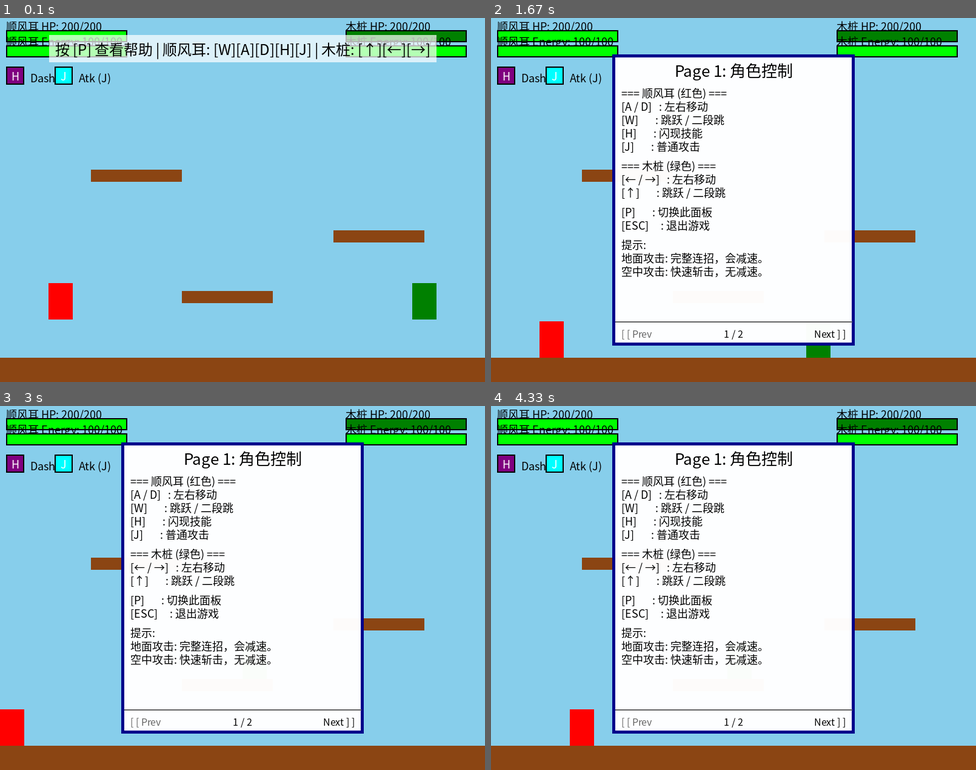
Above: before the commit, frames 1-4 (two rows, left to right).
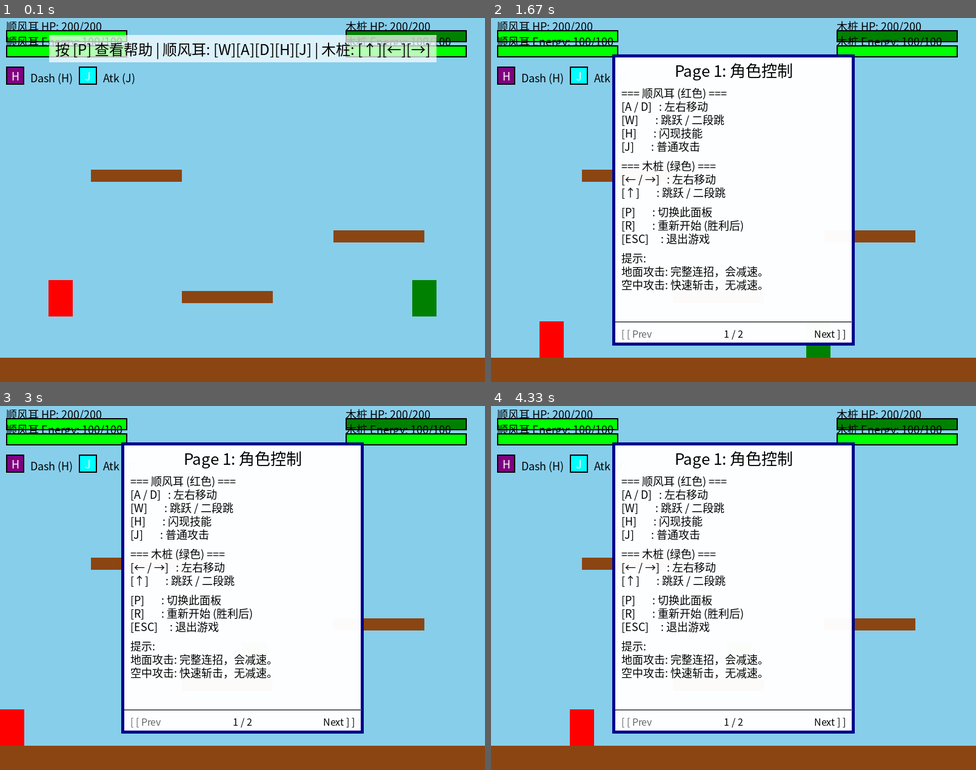
Above: after the commit, the same moments.

Repository: ZbohZbp/Middle-School-subsidiary-of-XMU-Programming-Club
Game: pygame game, started from Works of 2026/Sharp_ears_vs._wooden_dummy.py
Same seed, same stepped clock (60 frames per second), same inputs: the game is played once before the commit and once after it.
Inputs:
- Up to frame 1 (0.1 s): no input
- Up to frame 2 (1.67 s): tap W at 0.33 s; tap J at 0.67 s; hold Left 1-1.53 s; tap P at 1.57 s
- Up to frame 3 (3 s): hold Left 1.9-2.3 s; hold A 1.9-2.3 s; hold Up 2.33-2.7 s; hold W 2.33-2.7 s
- Up to frame 4 (4.33 s): hold Left 3.4-3.87 s; hold A 3.4-3.87 s; hold Right from 3.9 s (still down); hold D from 3.9 s (still down)

The runs differ from the first frame. In frame 1, 0.6% of the frame differs, in the area x 10-90%, y 13-83%; in frame 2, 2.1%, in the area x 11-56%, y 13-75%; in frame 3, 2.1%; in frame 4, 2.1%.

Commit message:
fix bugs and add restart mode

Diff:
--- a/Works of 2026/Sharp_ears_vs._wooden_dummy.py
+++ b/Works of 2026/Sharp_ears_vs._wooden_dummy.py
@@ -3,6 +3,8 @@
 
 import pygame
 import sys
+import random
+import math
 
 # --- 初始化 Pygame ---
 pygame.init()
@@ -97,6 +99,7 @@
         self.attack_phase = 0 # 0: 未攻击, 1: 第一阶段(斜下), 2: 第二阶段(斜上)
         self.is_air_attack = False # 标记当前是否为空中攻击
         self.attack_hit_done = False # 本次攻击是否已造成伤害
+        self.dead = False # 是否死亡
 
     def jump(self):
         """处理跳跃逻辑"""
@@ -189,12 +192,43 @@
 
         if self.get_attack_hitbox().colliderect(target.rect):
             target.hp = max(0, target.hp - ATTACK_DAMAGE)
+            if target.hp <= 0:
+                target.dead = True
             self.attack_hit_done = True
+
+    def reset(self):
+        """重置角色到初始状态"""
+        self.rect.center = (100, SCREEN_HEIGHT - 150)
+        self.vel_y = 0
+        self.on_ground = False
+        self.jump_count = 0
+        self.hp = HP_MAX
+        self.energy = ENERGY_MAX
+        self.last_update_time = pygame.time.get_ticks()
+        self.dash_cooldown = 0.0
+        self.facing = 1
+        self.attack_cooldown = 0.0
+        self.is_attacking = False
+        self.attack_timer = 0.0
+        self.attack_phase = 0
+        self.is_air_attack = False
+        self.attack_hit_done = False
+        self.dead = False
 
     def update(self, platforms, targets=None):
         current_time = pygame.time.get_ticks()
         time_passed = (current_time - self.last_update_time) / 1000.0
         self.last_update_time = current_time
+
+        if self.dead:
+            # 死亡后只受重力下落，不做其他更新
+            self.vel_y += GRAVITY
+            self.rect.y += self.vel_y
+            # 掉落出屏幕后防止继续下坠
+            if self.rect.top > SCREEN_HEIGHT + 100:
+                self.rect.y = SCREEN_HEIGHT + 100
+                self.vel_y = 0
+            return
 
         # 1. 血量恢复
         if self.hp < HP_MAX:
@@ -236,7 +270,8 @@
         # 5. 处理攻击命中判定（在移动前后都可以，但这里放在移动前更直观）
         if targets:
             for target in targets:
-                self.try_damage_target(target)
+                if not target.dead:  # 不攻击已死亡的敌人
+                    self.try_damage_target(target)
 
         # 6. 水平移动与朝向更新
         keys = pygame.key.get_pressed()
@@ -297,6 +332,7 @@
         # 技能系统（木桩没有闪现和攻击，所以不需要相关属性）
         # 朝向系统: 1 表示向右, -1 表示向左
         self.facing = 1
+        self.dead = False # 是否死亡
 
     def jump(self):
         """处理跳跃逻辑（与顺风耳完全相同）"""
@@ -320,11 +356,32 @@
                     return False
         return False
 
+    def reset(self):
+        """重置木桩到初始状态"""
+        self.rect.center = (700, SCREEN_HEIGHT - 150)
+        self.vel_y = 0
+        self.on_ground = False
+        self.jump_count = 0
+        self.hp = HP_MAX
+        self.energy = ENERGY_MAX
+        self.last_update_time = pygame.time.get_ticks()
+        self.facing = 1
+        self.dead = False
+
     def update(self, platforms):
         """更新木桩状态（仅包含移动、跳跃、血量和能量恢复，无攻击和闪现）"""
         current_time = pygame.time.get_ticks()
         time_passed = (current_time - self.last_update_time) / 1000.0
         self.last_update_time = current_time
+
+        if self.dead:
+            # 死亡后只受重力下落
+            self.vel_y += GRAVITY
+            self.rect.y += self.vel_y
+            if self.rect.top > SCREEN_HEIGHT + 100:
+                self.rect.y = SCREEN_HEIGHT + 100
+                self.vel_y = 0
+            return
 
         # 1. 血量恢复（与顺风耳相同）
         if self.hp < HP_MAX:
@@ -382,14 +439,37 @@
         self.rect.x = x
         self.rect.y = y
 
+# --- 字体缓存 ---
+_font_cache = {}
+
 def get_font(size):
-    font_names = ['microsoftyahei', 'msyh', 'simhei', 'simsun', 'arial']
-    for name in font_names:
+    """获取缓存的字体对象，避免每帧重复创建"""
+    if size in _font_cache:
+        return _font_cache[size]
+
+    # 优先使用系统中的中文字体
+    font_paths = [
+        "C:/Windows/Fonts/msyh.ttc",    # 微软雅黑
+        "C:/Windows/Fonts/simhei.ttf",   # 黑体
+        "C:/Windows/Fonts/simsun.ttc",   # 宋体
+    ]
+    font = None
+    for path in font_paths:
         try:
-            return pygame.font.SysFont(name, size)
+            font = pygame.font.Font(path, size)
+            break
+        except FileNotFoundError:
+            continue
+
+    if font is None:
+        # 回退：尝试通过 SysFont 找到中文字体
+        try:
+            font = pygame.font.SysFont('microsoftyahei', size)
         except:
-            continue
-    return pygame.font.Font(None, size)
+            font = pygame.font.Font(None, size)
+
+    _font_cache[size] = font
+    return font
 
 # 修改：draw_ui 函数现在需要绘制两个角色的UI
 def draw_ui(screen, shunfeng, muzhuang):
@@ -470,7 +550,7 @@
     screen.blit(dash_label, (skill_x + 40, skill_y + 5))
 
     # Attack 技能
-    attack_x = skill_x + 80
+    attack_x = skill_x + 120
     attack_rect = pygame.Rect(attack_x, skill_y, skill_box_size, skill_box_size)
     if shunfeng.attack_cooldown > 0:
         attack_color = GRAY
@@ -544,46 +624,39 @@
     # 木桩没有技能图标区域
 
 
+# --- 刀光缓存（预渲染，避免每帧创建 Surface）---
+_SLASH_WIDTH = 50
+_SLASH_HEIGHT = 70
+
+# 预创建两个阶段的刀光表面
+_slash_phase1_surf = pygame.Surface((_SLASH_WIDTH, _SLASH_HEIGHT), pygame.SRCALPHA)
+pygame.draw.line(_slash_phase1_surf, WHITE, (0, 0), (_SLASH_WIDTH, _SLASH_HEIGHT), 8)
+pygame.draw.line(_slash_phase1_surf, CYAN, (0, 0), (_SLASH_WIDTH, _SLASH_HEIGHT), 4)
+
+_slash_phase2_surf = pygame.Surface((_SLASH_WIDTH, _SLASH_HEIGHT), pygame.SRCALPHA)
+pygame.draw.line(_slash_phase2_surf, GOLD, (0, _SLASH_HEIGHT), (_SLASH_WIDTH, 0), 8)
+pygame.draw.line(_slash_phase2_surf, WHITE, (0, _SLASH_HEIGHT), (_SLASH_WIDTH, 0), 4)
+
+# 预创建翻转后的版本
+_slash_phase1_flipped = pygame.transform.flip(_slash_phase1_surf, True, False)
+_slash_phase2_flipped = pygame.transform.flip(_slash_phase2_surf, True, False)
+
 def draw_attack_effect(screen, player):
     """绘制攻击刀光效果（仅对顺风耳有效）"""
     if not player.is_attacking:
         return
 
-    # 刀光参数
-    slash_width = 50
-    slash_height = 70
-
-    # 根据阶段决定颜色和角度
-    # 注意：空中攻击直接是 phase 2
+    # 选择预渲染的刀光表面
     if player.attack_phase == 1:
-        color = WHITE
-        # 第一阶段：斜向下
-        start_pos = (0, 0)
-        end_pos = (slash_width, slash_height)
-    else: # phase 2
-        color = GOLD
-        # 第二阶段：斜向上
-        start_pos = (0, slash_height)
-        end_pos = (slash_width, 0)
-
-    offset_x = 10 if player.facing == 1 else -10 - slash_width
-    offset_y = -10 # 稍微向上偏移一点，使其看起来更像挥砍
-
-    # 计算刀光位置（相对于角色中心）
+        slash_surface = _slash_phase1_flipped if player.facing == -1 else _slash_phase1_surf
+    else:
+        slash_surface = _slash_phase2_flipped if player.facing == -1 else _slash_phase2_surf
+
+    offset_x = 10 if player.facing == 1 else -10 - _SLASH_WIDTH
+    offset_y = -10
+
     slash_x = player.rect.centerx + offset_x
-    slash_y = player.rect.centery - slash_height // 2 + offset_y
-
-    # 创建刀光表面
-    slash_surface = pygame.Surface((slash_width, slash_height), pygame.SRCALPHA)
-
-    # 绘制更粗的线条以增加可见度
-    pygame.draw.line(slash_surface, color, start_pos, end_pos, 8)
-    # 添加一个内部亮线增加层次感
-    pygame.draw.line(slash_surface, CYAN if player.attack_phase == 1 else WHITE, start_pos, end_pos, 4)
-
-    # 如果朝向左，翻转图像
-    if player.facing == -1:
-        slash_surface = pygame.transform.flip(slash_surface, True, False)
+    slash_y = player.rect.centery - _SLASH_HEIGHT // 2 + offset_y
 
     screen.blit(slash_surface, (slash_x, slash_y))
 
@@ -636,6 +709,7 @@
                 "[↑]       : 跳跃 / 二段跳",
                 "",
                 "[P]       : 切换此面板",
+                "[R]       : 重新开始 (胜利后)",
                 "[ESC]     : 退出游戏",
                 "",
                 "提示:",
@@ -702,6 +776,95 @@
     screen.blit(next_hint, (panel_x + panel_width - 15 - next_hint.get_width(), footer_y_center - next_hint.get_height()//2))
 
 
+# --- 胜利动画 ---
+class VictoryParticle:
+    """胜利画面的粒子特效"""
+    def __init__(self):
+        self.x = random.randint(0, SCREEN_WIDTH)
+        self.y = random.randint(0, SCREEN_HEIGHT)
+        self.vx = random.uniform(-2, 2)
+        self.vy = random.uniform(-3, -0.5)
+        self.size = random.randint(3, 8)
+        self.color = random.choice([GOLD, YELLOW, WHITE, CYAN, ORANGE, (255, 100, 255)])
+        self.life = random.uniform(1.0, 3.0)
+        self.max_life = self.life
+
+    def update(self, dt):
+        self.x += self.vx
+        self.y += self.vy
+        self.vy += 0.05  # 轻微重力
+        self.life -= dt
+        return self.life > 0
+
+    def draw(self, screen):
+        alpha = max(0, int(255 * (self.life / self.max_life)))
+        size = max(1, int(self.size * (self.life / self.max_life)))
+        color = (*self.color[:3], alpha)
+        s = pygame.Surface((size * 2, size * 2), pygame.SRCALPHA)
+        pygame.draw.circle(s, color, (size, size), size)
+        screen.blit(s, (int(self.x - size), int(self.y - size)))
+
+
+_victory_particles = []
+_victory_timer = 0
+
+
+def spawn_victory_particles():
+    """生成新的粒子"""
+    for _ in range(3):
+        _victory_particles.append(VictoryParticle())
+
+
+def draw_victory_screen(screen, winner_name, dt):
+    """绘制胜利画面"""
+    global _victory_timer
+    _victory_timer += dt
+
+    # 1. 半透明暗色遮罩
+    overlay = pygame.Surface((SCREEN_WIDTH, SCREEN_HEIGHT), pygame.SRCALPHA)
+    overlay.fill((0, 0, 0, 160))
+    screen.blit(overlay, (0, 0))
+
+    # 2. 粒子特效
+    spawn_victory_particles()
+    _victory_particles[:] = [p for p in _victory_particles if p.update(dt)]
+    for p in _victory_particles:
+        p.draw(screen)
+
+    # 3. 胜利文字（带缩放脉冲动画）
+    pulse = 1.0 + 0.05 * math.sin(_victory_timer * 3)
+
+    # 获胜者名称
+    win_font_large = get_font(int(72 * pulse))
+    win_text = win_font_large.render(f"{winner_name} 胜利！", True, GOLD)
+    win_rect = win_text.get_rect(center=(SCREEN_WIDTH // 2, SCREEN_HEIGHT // 2 - 40))
+    # 添加发光效果（通过多次绘制）
+    for dx, dy in [(-2, -2), (2, -2), (-2, 2), (2, 2), (0, 0)]:
+        glow_color = (255, 215, 0, 100) if (dx, dy) != (0, 0) else GOLD
+        glow_surf = get_font(int(72 * pulse)).render(f"{winner_name} 胜利！", True, glow_color)
+        screen.blit(glow_surf, (win_rect.x + dx, win_rect.y + dy))
+
+    # 副标题
+    sub_font = get_font(24)
+    sub_text = sub_font.render("精彩的对决！", True, WHITE)
+    sub_rect = sub_text.get_rect(center=(SCREEN_WIDTH // 2, SCREEN_HEIGHT // 2 + 30))
+    screen.blit(sub_text, sub_rect)
+
+    # 4. 重新开始提示（闪烁效果）
+    if int(_victory_timer * 2) % 2 == 0:
+        restart_font = get_font(28)
+        restart_text = restart_font.render("按 [R] 重新开始  |  按 [ESC] 退出", True, WHITE)
+        restart_rect = restart_text.get_rect(center=(SCREEN_WIDTH // 2, SCREEN_HEIGHT // 2 + 90))
+        screen.blit(restart_text, restart_rect)
+
+
+def reset_victory():
+    """重置胜利动画状态"""
+    global _victory_particles, _victory_timer
+    _victory_particles.clear()
+    _victory_timer = 0
+
+
 def main():
     screen = pygame.display.set_mode((SCREEN_WIDTH, SCREEN_HEIGHT))
     pygame.display.set_caption("Python RPG: 双角色测试 - 顺风耳 vs 木桩")
@@ -733,9 +896,16 @@
     hint_start_time = pygame.time.get_ticks()
     hint_duration = 3000
 
+    # 胜利状态
+    game_over = False
+    winner_name = ""
+    victory_start_time = 0
+
     running = True
     while running:
         current_time = pygame.time.get_ticks()
+        clock_tick = clock.tick(FPS)
+        dt = clock_tick / 1000.0  # 转换为秒
 
         for event in pygame.event.get():
             if event.type == pygame.QUIT:
@@ -743,6 +913,19 @@
             if event.type == pygame.KEYDOWN:
                 if event.key == pygame.K_ESCAPE:
                     running = False
+
+                if game_over:
+                    # 胜利后的重新开始
+                    if event.key == pygame.K_r:
+                        shunfeng.reset()
+                        muzhuang.reset()
+                        game_over = False
+                        winner_name = ""
+                        show_hint = True
+                        hint_start_time = pygame.time.get_ticks()
+                        reset_victory()
+                    continue
+
                 # 顺风耳的控制
                 if event.key == pygame.K_w:
                     shunfeng.jump()
@@ -768,35 +951,50 @@
                         if current_page < 1:
                             current_page += 1
 
-        # 更新两个角色状态
-        shunfeng.update(platforms, [muzhuang])
-        muzhuang.update(platforms)
+        if not game_over:
+            # 更新两个角色状态
+            shunfeng.update(platforms, [muzhuang])
+            muzhuang.update(platforms)
+
+            # 检查是否有角色死亡（使用 dead 标记，避免 HP 恢复干扰判定）
+            if shunfeng.dead:
+                game_over = True
+                winner_name = "木桩"
+                victory_start_time = current_time
+            elif muzhuang.dead:
+                game_over = True
+                winner_name = "顺风耳"
+                victory_start_time = current_time
 
         screen.fill(BLUE)
-        all_sprites.draw(screen)
-
-        # 绘制攻击特效（仅顺风耳有）
-        draw_attack_effect(screen, shunfeng)
-
-        # 绘制 UI（需要传入两个角色）
-        draw_ui(screen, shunfeng, muzhuang)
-
-        # 绘制帮助面板
-        draw_instructions(screen, show_instructions, current_page)
-
-        # 绘制初始提示
-        if show_hint and current_time - hint_start_time < hint_duration:
-            hint_font = get_font(24)
-            hint_text = hint_font.render("按 [P] 查看帮助 | 顺风耳: [W][A][D][H][J] | 木桩: [↑][←][→]", True, BLACK)
-            hint_rect = hint_text.get_rect(center=(SCREEN_WIDTH // 2, 50))
-
-            hint_bg = pygame.Surface((hint_rect.width + 20, hint_rect.height + 10), pygame.SRCALPHA)
-            hint_bg.fill((255, 255, 255, 180))
-            screen.blit(hint_bg, (hint_rect.x - 10, hint_rect.y - 5))
-            screen.blit(hint_text, hint_rect)
+
+        if not game_over:
+            all_sprites.draw(screen)
+
+            # 绘制攻击特效（仅顺风耳有）
+            draw_attack_effect(screen, shunfeng)
+
+            # 绘制 UI（需要传入两个角色）
+            draw_ui(screen, shunfeng, muzhuang)
+
+            # 绘制帮助面板
+            draw_instructions(screen, show_instructions, current_page)
+
+            # 绘制初始提示
+            if show_hint and current_time - hint_start_time < hint_duration:
+                hint_font = get_font(24)
+                hint_text = hint_font.render("按 [P] 查看帮助 | 顺风耳: [W][A][D][H][J] | 木桩: [↑][←][→]", True, BLACK)
+                hint_rect = hint_text.get_rect(center=(SCREEN_WIDTH // 2, 50))
+
+                hint_bg = pygame.Surface((hint_rect.width + 20, hint_rect.height + 10), pygame.SRCALPHA)
+                hint_bg.fill((255, 255, 255, 180))
+                screen.blit(hint_bg, (hint_rect.x - 10, hint_rect.y - 5))
+                screen.blit(hint_text, hint_rect)
+        else:
+            # 绘制胜利画面
+            draw_victory_screen(screen, winner_name, dt)
 
         pygame.display.flip()
-        clock.tick(FPS)
 
     pygame.quit()
     sys.exit()
